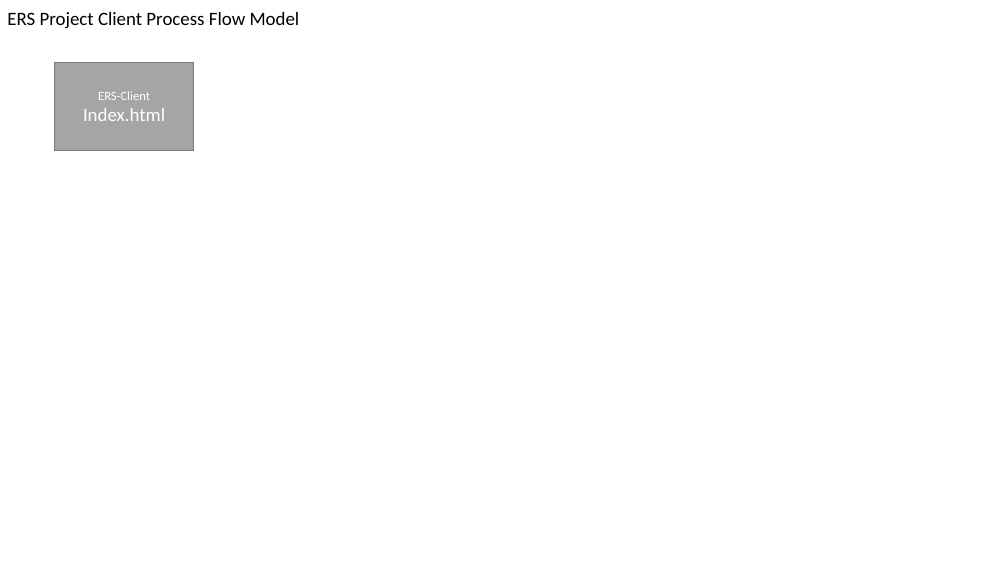
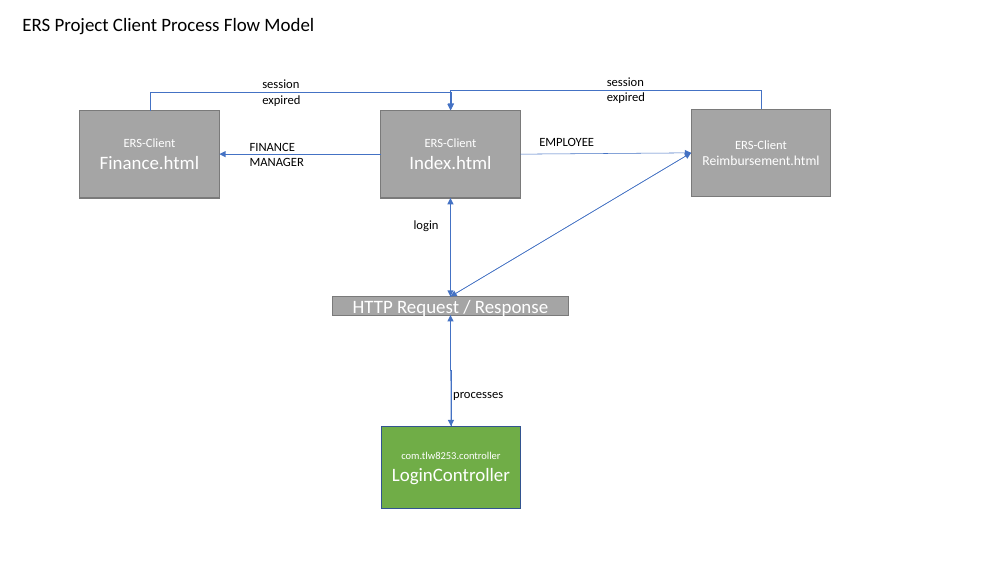
Before and after one commit to tlw8253/Expense-Reimbursement-System, a slide deck: slide 2 of docs/ERS.pptx. Drawn at 1008x567 pixels with LibreOffice and Linux fonts; fonts in the diff are those of the drawing. Boxes give left, top, right and bottom in pixels: in the first picture for what was removed or moved away, otherwise in the second. Text is boxed around its words. In the diff, an @@ line names an element or a change of style, - is before the commit and + after.

```diff
--- a/docs/ERS.pptx
+++ b/docs/ERS.pptx
@@ text "ERS Project Client Process Flow ...": place and size @@
-text "ERS Project Client Process Flow ..." at (7,12,300,29)
+text "ERS Project Client Process Flow ..." at (22,18,314,35)
@@ text added at (262,79,300,106), 12 pt, text #000000 @@
+session expired
@@ text added at (607,77,645,103), 12 pt, text #000000 @@
+session expired
@@ rectangle added at (79,110,219,198), fill #A5A5A5, outline #7A7A7A 1 pt, 18 pt, text #FFFFFF @@
+ERS-Client
+Finance.html
@@ elbow arrow added from (150, 111) to (451, 110), #4472C4 0.5 pt @@
@@ rectangle "ERS-Client": place and size @@
-rectangle "ERS-Client" at (54,63,194,150)
+rectangle "ERS-Client" at (380,110,520,198)
@@ elbow arrow added from (761, 109) to (451, 110), #4472C4 0.5 pt @@
@@ rectangle added at (691,109,831,197), fill #A5A5A5, outline #7A7A7A 1 pt, 13 pt, text #FFFFFF @@
+ERS-Client
+Reimbursement.html
@@ text added at (250,143,304,166), 12 pt, text #000000 @@
+FINANCE MANAGER
@@ text added at (539,138,594,146), 12 pt, text #000000 @@
+EMPLOYEE
@@ arrow added from (380, 154) to (219, 154), #4472C4 0.5 pt @@
@@ arrow added from (691, 153) to (451, 296), #4472C4 0.5 pt @@
@@ arrow added from (451, 296) to (691, 153), #4472C4 0.5 pt @@
@@ arrow added from (520, 154) to (691, 153), #4472C4 0.5 pt @@
@@ arrow added from (451, 198) to (451, 296), #4472C4 0.5 pt @@
@@ arrow added from (451, 296) to (451, 198), #4472C4 0.5 pt @@
@@ text added at (414,220,439,231), 12 pt, text #000000 @@
+login
@@ rectangle added at (333,296,568,315), fill #A5A5A5, outline #7A7A7A 1 pt, 18 pt, text #FFFFFF @@
+HTTP Request / Response
@@ arrow added from (451, 315) to (451, 426), #4472C4 0.5 pt @@
@@ elbow arrow added from (451, 426) to (451, 315), #4472C4 0.5 pt @@
@@ text added at (453,392,503,400), 12 pt, text #000000 @@
+processes
@@ rectangle added at (382,426,521,508), fill #70AD47, outline #325491 1 pt, 10 pt, text #FFFFFF @@
+com.tlw8253.controller
+LoginController
```
Also in this commit, not shown: 2 other slides changed, 7 other files.
